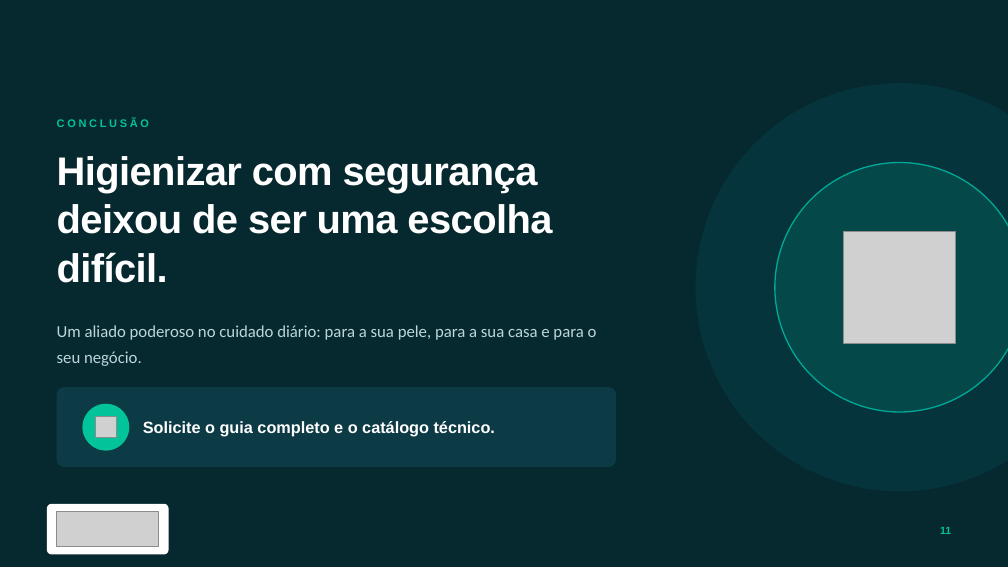
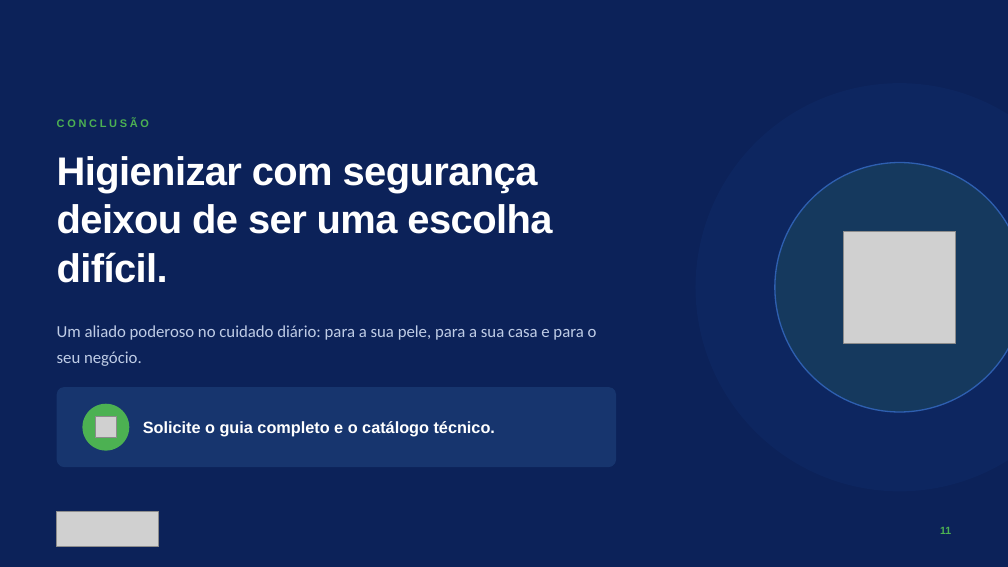
Before and after one commit to eglisbandeira40/Victor, a slide deck: slide 11 of apresentacao/Acido-Hipocloroso-Apresentacao.pptx. Drawn at 1008x567 pixels with LibreOffice and Linux fonts; fonts in the diff are those of the drawing; grey boxes stand for pictures. Boxes give left, top, right and bottom in pixels: in the first picture for what was removed or moved away, otherwise in the second. Text is boxed around its words. In the diff, an @@ line names an element or a change of style, - is before the commit and + after.

```diff
--- a/apresentacao/Acido-Hipocloroso-Apresentacao.pptx
+++ b/apresentacao/Acido-Hipocloroso-Apresentacao.pptx
@@ background #06282F to #0C2259 @@
@@ ellipse at [696,83,1008,492]: fill #028090 at 14% opacity to #17418C at 14% opacity @@
@@ text "CONCLUSÃO" at [57,119,149,127]: text colour #02C39A to #4CB152 @@
@@ ellipse at [775,163,1008,412]: fill #02C39A at 14% opacity to #4CB152 at 14% opacity; outline #00A896 1.25 pt to #2E5FB0 1.25 pt @@
@@ text "Um aliado poderoso no cuidado ..." at [57,325,597,366]: text colour #BCD6DA to #BFCCE6 @@
@@ rounded rectangle at [57,387,616,467]: fill #0C3A45 to #17356E @@
@@ ellipse at [82,404,129,451]: fill #02C39A to #4CB152 @@
@@ rounded rectangle removed at [47,504,169,554] @@
@@ text "11" at [940,527,951,534]: text colour #02C39A to #4CB152 @@
```
Also in this commit, not shown: 10 other slides changed, 3 other files.
